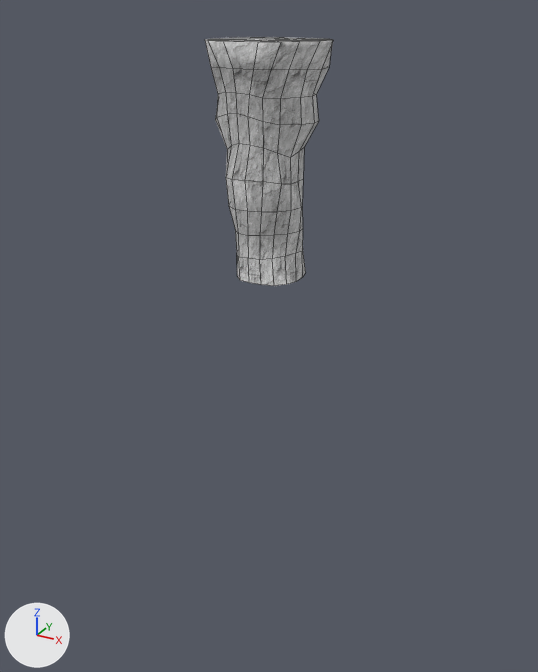
A saved change to the FBX model Assets/Art/Models/Cliff-Rocks/Clif_New_01.fbx.
Before and after are seen from a 50 mm camera at (365.0, -663.0, 143.0) aimed at (-7.0, 13.0, -195.0). The axes (+X, +Y, +Z) are drawn at lower left. The lights are the same throughout. Mesh edges are drawn as thin lines. Where no turn or scale is listed for an object, it has been applied to the vertices.

Names of what the first picture shows: 'Clif_New_01'.
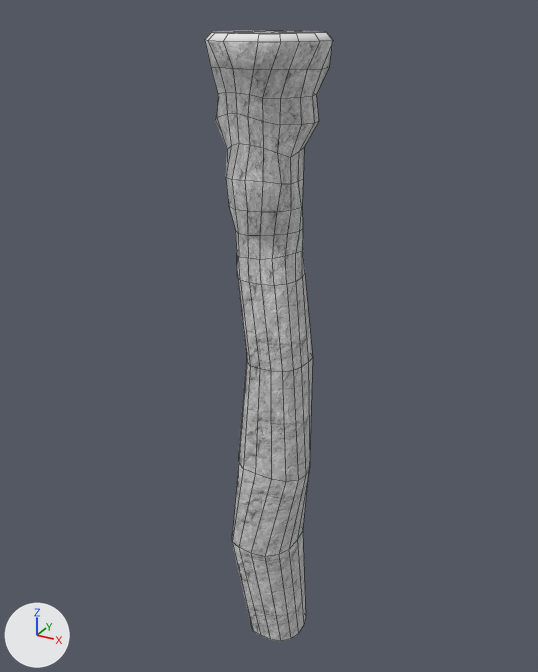
Where the change shows, as pixel boxes (x1, y1, x2, y2) in the pictures (538 x 672 px):
'Clif_New_01', reshaped (145% taller): before (205, 37, 333, 286); after (205, 30, 333, 641)
part 1 of me_clif_new_01, built on: before (285, 250, 306, 284); after (232, 250, 313, 641)
part 2 of me_clif_new_01, built on: before (210, 37, 332, 41); after (213, 30, 333, 41)
part 3 of me_clif_new_01, surface changed: (205, 40, 333, 286) in both
part 4 of me_clif_new_01, recoloured: before (205, 37, 323, 42); after (205, 32, 299, 42)

The change in detail:
Material 'Moss' (mat_moss) is new.
Its base color is (0.8, 0.8, 0.8) (white #e7e7e7).
Its roughness is 0.768.
me_clif_new_01 is used by ob_clif_new_01; location (0.0, 0.0, 0.0).
me_clif_new_01 had 176 vertices, 167 faces and spanned x -61.0..62.0, y -62.0..54.0, z -118.0..116.0.
me_clif_new_01 now has 256 vertices, 247 faces and spans x -61.0..62.0, y -62.0..54.0, z -597.0..123.0.
Part 1, on me_clif_new_01:
3 vertices move from x 31.0..35.0, y -6.0..25.0, z -118.0 to x 30.0..35.0, y -5.0..26.0, z -118.0.
64 vertices are added at x -41.0..53.0, y -45.0..50.0, z -597.0..-214.0.
64 new faces join them, mat_rock (picture img_rock_5_jpg).
Part 2, on me_clif_new_01:
4 vertices are removed from x -37.0..38.0, y -11.0..2.0, z 116.0.
13 faces are deleted.
12 vertices move from x -30.0..29.0, y -34.0..24.0, z 116.0 to x -45.0..48.0, y -54.0..49.0, z 123.0.
20 vertices are added at x -55.0..55.0, y -29.0..23.0, z 122.0..123.0.
29 new faces join them, mat_moss (white #e7e7e7).
me_clif_new_01 part 3: 154 kept faces spanning x -61.0..62.0, y -62.0..54.0, z -118.0..123.0 get new texture (UV) coordinates.
me_clif_new_01 part 4: 10 faces spanning x -50.0..53.0, y -62.0..53.0, z 116.0..123.0 switch from mat_rock (picture img_rock_5_jpg) to mat_moss (white #e7e7e7).
